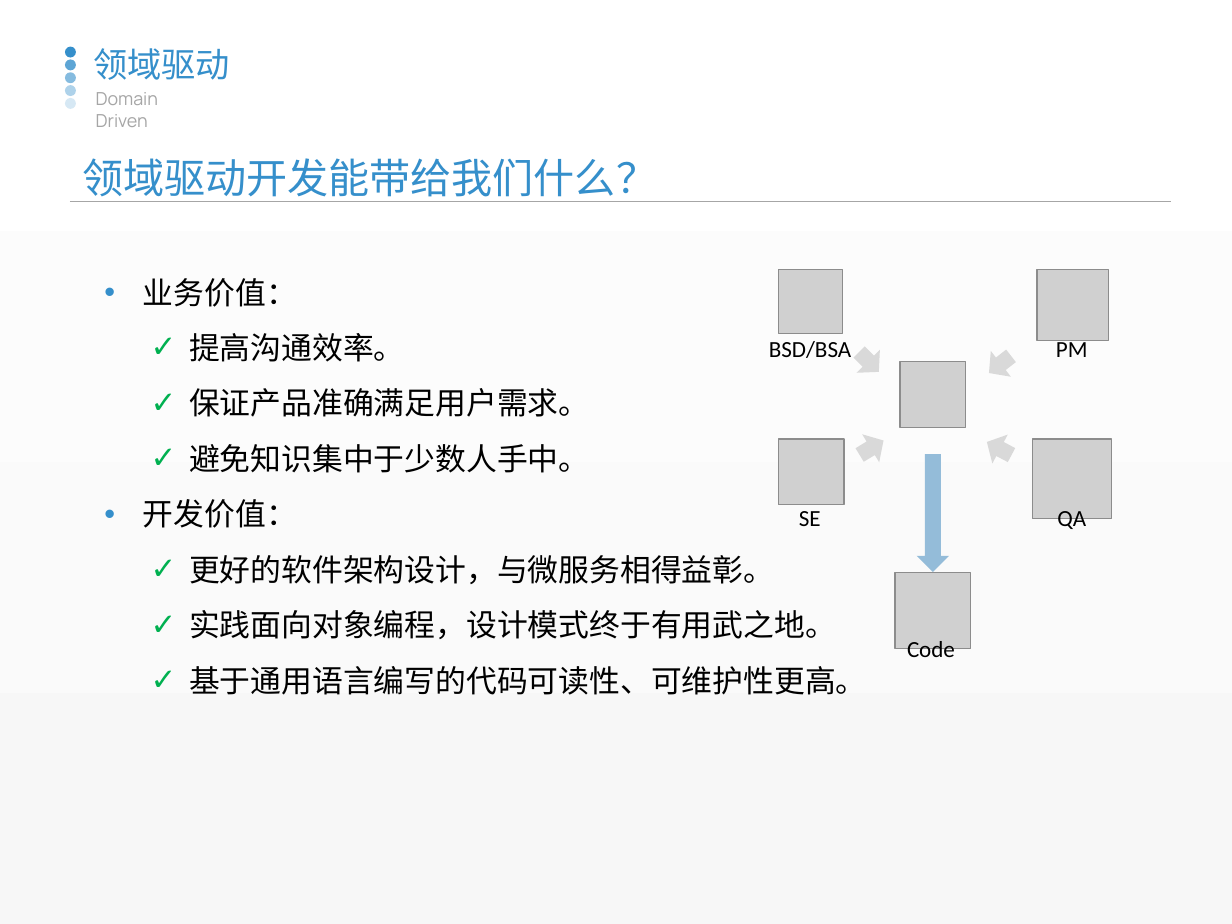
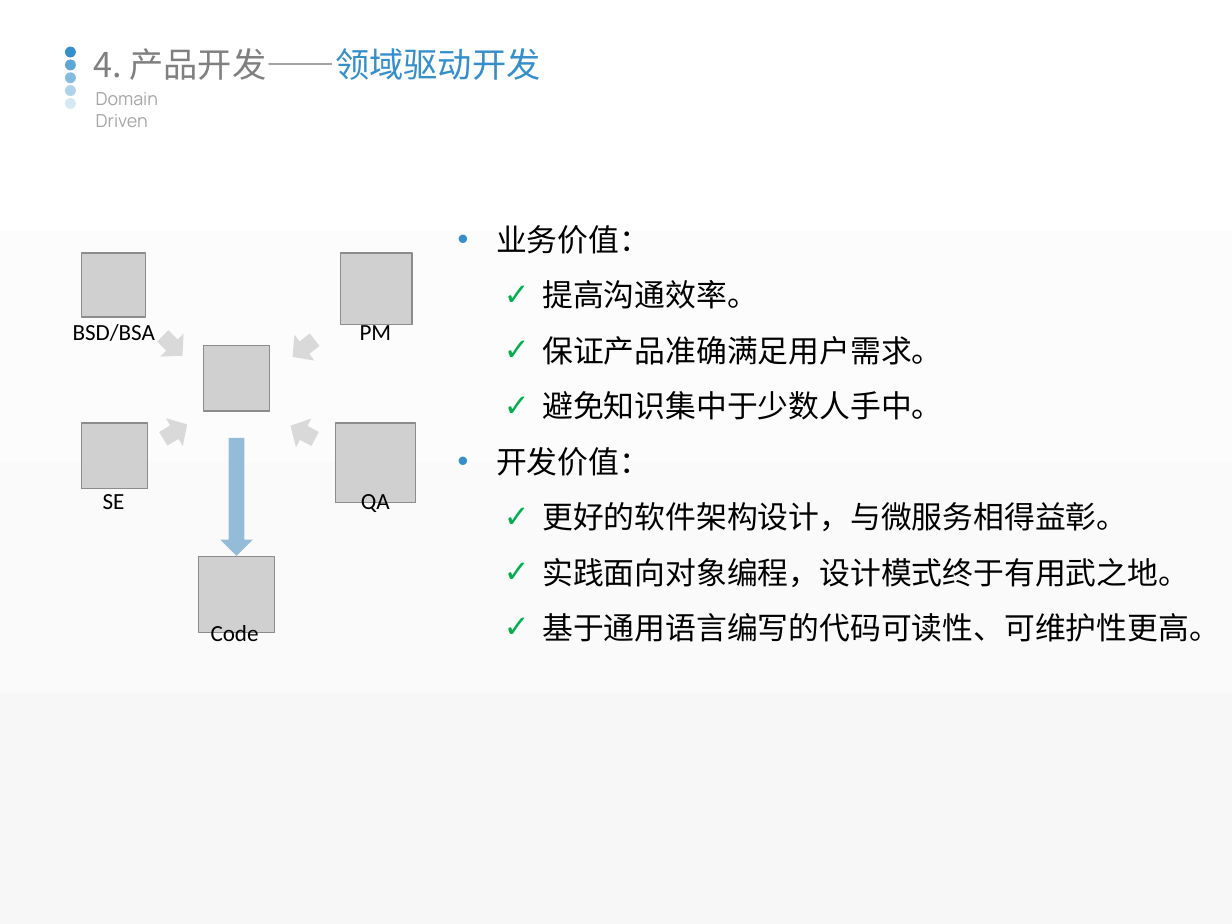
Before and after one commit to watermoonlx/presentation, a slide deck: slide 15 of 20190508-产品化/产品化.pptx (slide 19 before the commit). Drawn at 1232x924 pixels with LibreOffice and Linux fonts; fonts in the diff are those of the drawing; grey boxes stand for pictures. Boxes give left, top, right and bottom in pixels: in the first picture for what was removed or moved away, otherwise in the second. Text is boxed around its words. In the diff, an @@ line names an element or a change of style, - is before the commit and + after.

```diff
--- a/20190508-产品化/产品化.pptx
+++ b/20190508-产品化/产品化.pptx
@@ text at <box>93,48,540,80</box>: text changed; text colour #358FCB to #808080 @@
-领域驱动
+4. 产品开发——领域驱动开发
@@ table removed at <box>70,140,1172,206</box>, 1 rows, 1 columns @@
-领域驱动开发能带给我们什么？
@@ text "业务价值：": place and size @@
-text "业务价值：" at <box>143,278,867,695</box>
+text "业务价值：" at <box>496,225,1220,642</box>
@@ 5 texts, 4 pictures, 4 down arrows: place and size @@
-5 texts, 4 pictures, 4 down arrows at <box>769,270,1112,664</box>
+5 texts, 4 pictures, 4 down arrows at <box>73,253,416,647</box>
@@ 2 pictures, 1 down arrow: place and size @@
-2 pictures, 1 down arrow at <box>779,270,1018,504</box>
+2 pictures, 1 down arrow at <box>81,253,321,488</box>
```
Also in this commit, not shown: 6 other slides changed, 10 slides added, 8 slides removed, 2 other files.
